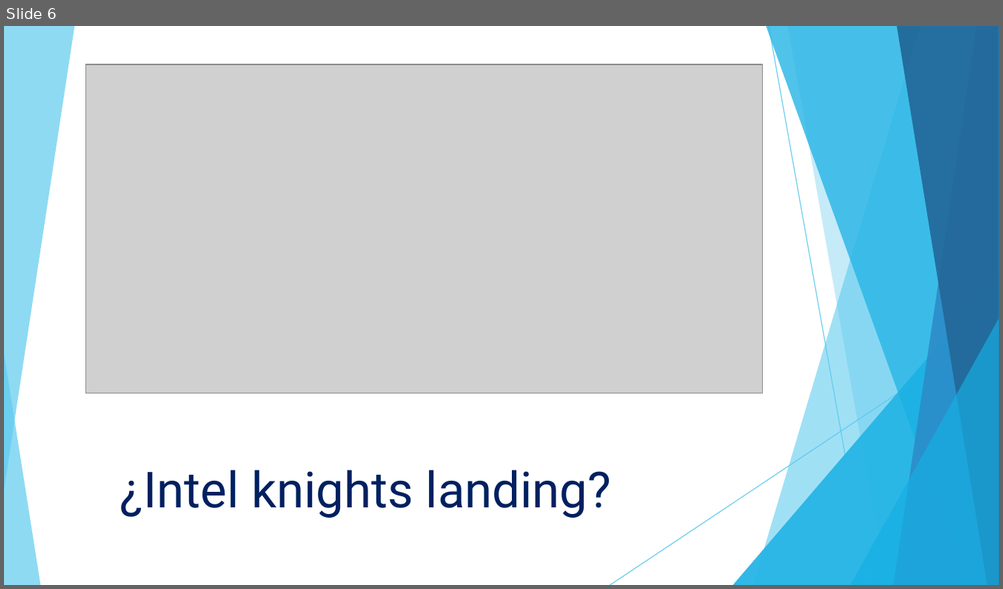
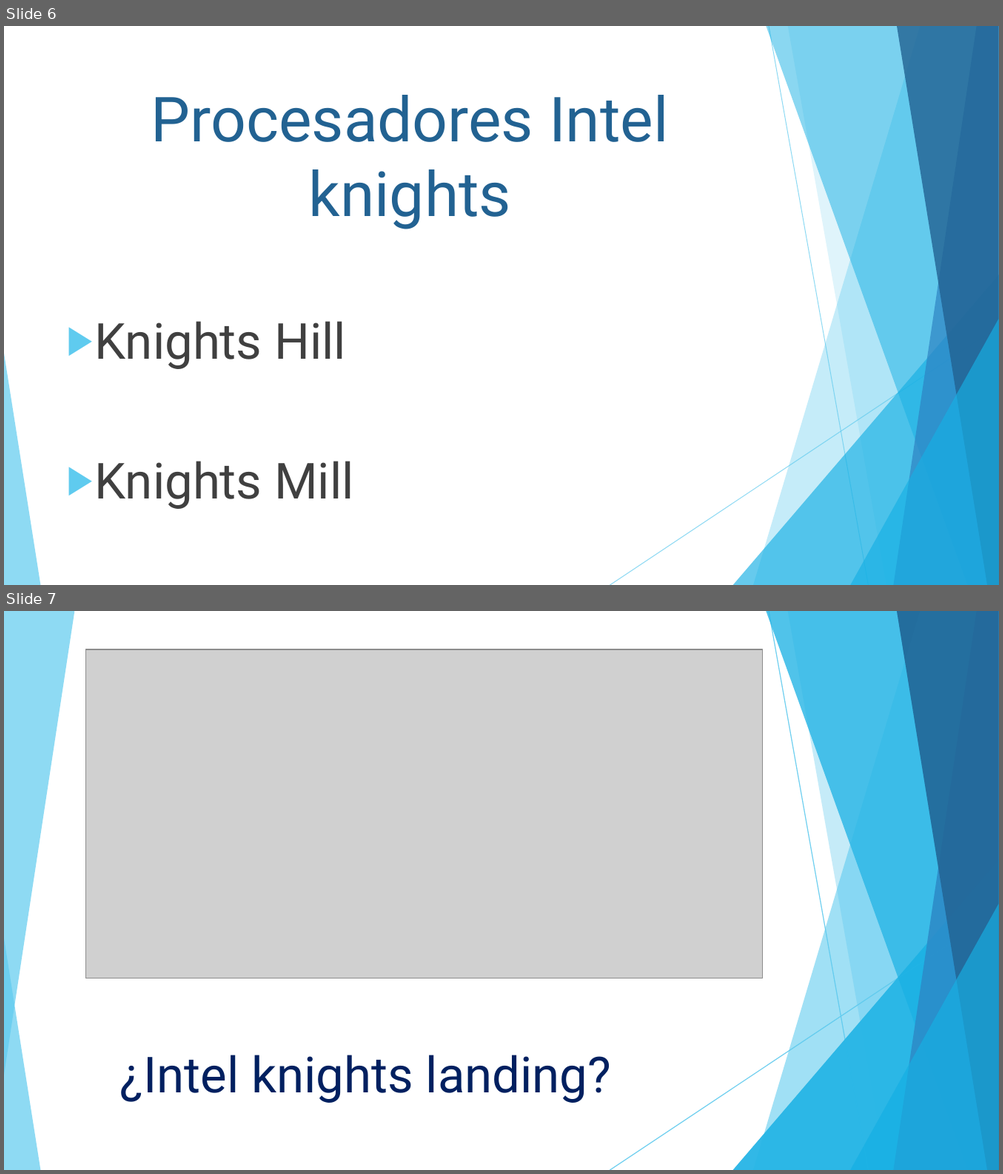
Before and after one commit to ManuelPrada/ArqComp2_2017, a slide deck: Intel knights landing exposicion.pptx. Shown one above the other, each under a label of ours: slide 6 before the commit, slides 6 and 7 after it. The pictures are 1003x589 and 1003x1174 pixels, drawn with LibreOffice and Linux fonts; fonts in the diff are those of the drawing; grey boxes stand for pictures. Boxes give left, top, right and bottom in pixels: in the first picture for what was removed or moved away, otherwise in the second. Text is boxed around its words. In the diff, an @@ line names an element or a change of style, - is before the commit and + after.

```diff
--- a/Intel knights landing exposicion.pptx
+++ b/Intel knights landing exposicion.pptx
@@ slide 6 added at <box>4,26,999,585</box>, background #FFFFFF; not listed: 10 template elements that a slide beside it also shows @@
@@ title added at <box>151,95,669,230</box>, 60 pt, text #226292 @@
+Procesadores Intel knights
@@ text added at <box>95,321,354,509</box>, 48 pt, text #404040 @@
+▶ Knights Hill
+▶ Knights Mill
@@ what was slide 6 is now slide 7 @@
```
Also in this commit, not shown: 1 slide changed, 4 other slides added, 2 slides removed, 1 other file.
